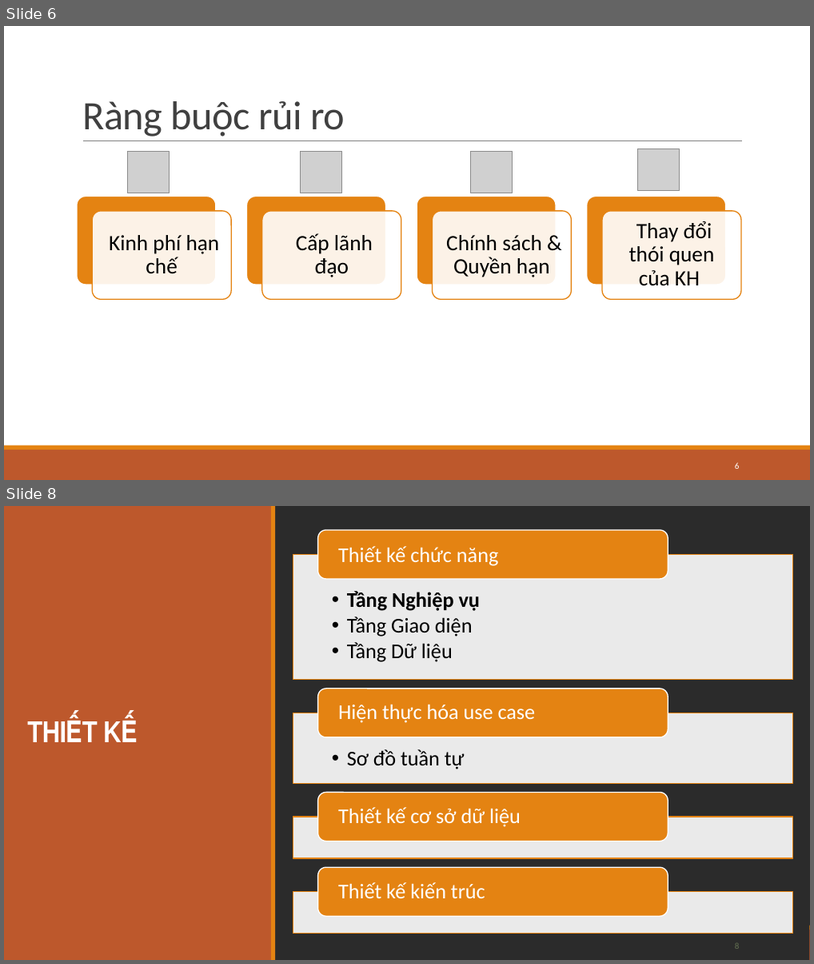
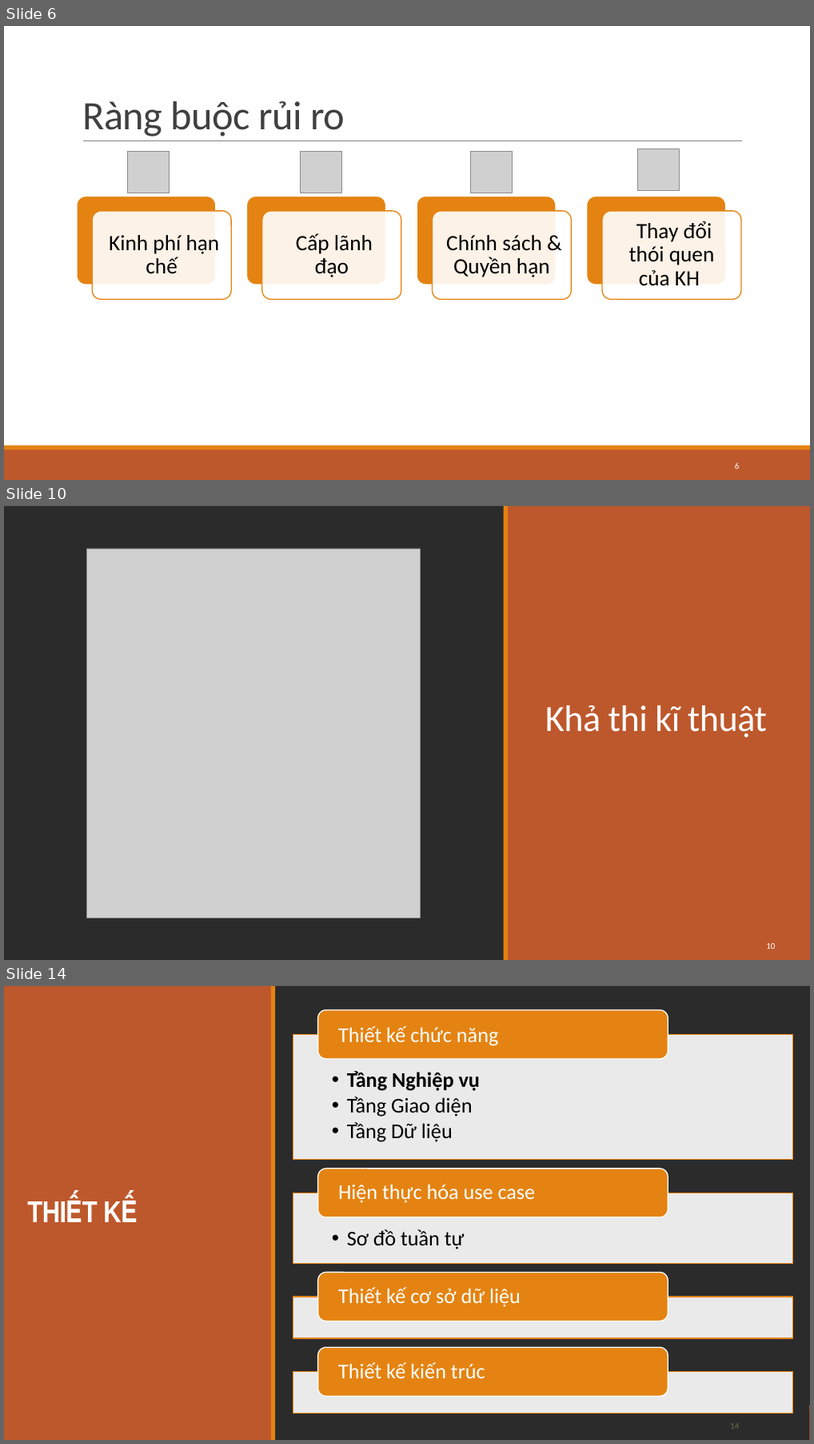
Before and after one commit to trandinhlam/master_2nd_semester, a slide deck: HoachDinhChienLuoc/DoAnHoachDinhChienLuoc.pptx. Shown one above the other, each under a label of ours: slides 6 and 8 before the commit, slides 6, 10 and 14 after it; the slides between them are not shown. The pictures are 814x964 and 814x1444 pixels, drawn with LibreOffice and Linux fonts; fonts in the diff are those of the drawing; grey boxes stand for pictures; background and template pictures are left out; a plain dark background stands for a picture behind light text. Boxes give left, top, right and bottom in pixels: in the first picture for what was removed or moved away, otherwise in the second. Text is boxed around its words. In the diff, an @@ line names an element or a change of style, - is before the commit and + after.

```diff
--- a/HoachDinhChienLuoc/DoAnHoachDinhChienLuoc.pptx
+++ b/HoachDinhChienLuoc/DoAnHoachDinhChienLuoc.pptx
@@ slide 10 added at [4, 506, 810, 960], background picture (left out) @@
@@ rectangle added at [4, 506, 810, 960], fill #FFFFFF @@
@@ rectangle added at [504, 506, 508, 960], fill #E48312 @@
@@ rectangle added at [508, 506, 810, 960], fill #BD582C @@
@@ picture added at [87, 548, 420, 917] @@
@@ title added at [546, 705, 767, 737], 44 pt, text #FFFFFF @@
+Khả thi kĩ thuật
@@ rectangle added at [4, 929, 810, 960], fill #BD582C @@
@@ rectangle added at [4, 925, 810, 929], fill #E48312 @@
@@ page number added at [766, 943, 775, 948], 10.5 pt, text #FFFFFF @@
+10
@@ what was slide 8 is now slide 14 @@
@@ page number at [730, 1423, 739, 1428]: text changed @@
-8
+14
```
Also in this commit, not shown: 2 slides changed, 10 other slides added, 1 slide removed, 2 other files.
